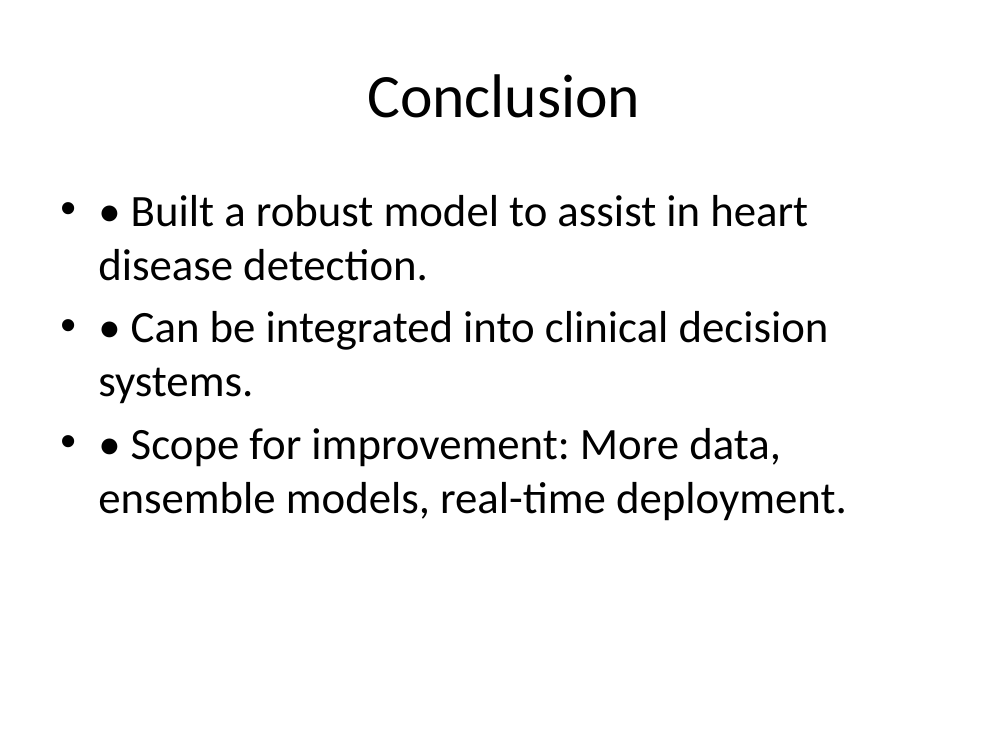
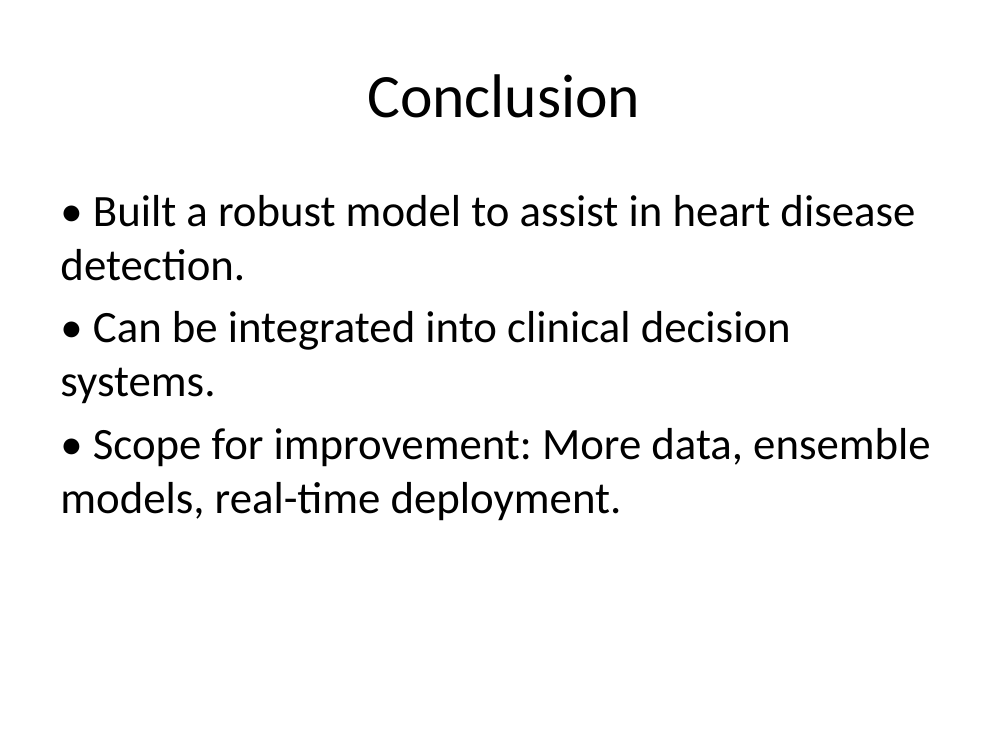
Before and after one commit to NSM1123/heart-disease-prediction, a slide deck: slide 11 of Heart_Disease_Detection_Recreated.pptx (slide 8 before the commit). Drawn at 1008x756 pixels with LibreOffice and Linux fonts; fonts in the diff are those of the drawing. Boxes give left, top, right and bottom in pixels: in the first picture for what was removed or moved away, otherwise in the second. Text is boxed around its words. In the diff, an @@ line names an element or a change of style, - is before the commit and + after.

Commit message:
updated heart disease ppt

```diff
--- a/Heart_Disease_Detection_Recreated.pptx
+++ b/Heart_Disease_Detection_Recreated.pptx
@@ text "• Built a robust model ..." at [60, 195, 930, 521]: bullet • to none @@
```
Also in this commit, not shown: 7 other slides changed, 3 slides added.
